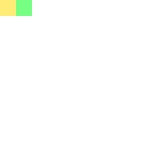
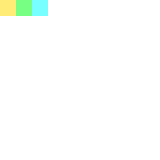
Two versions of the same layered image (160×160). Layer-by-layer changes:
added layer "Calque 3" over (32, 0, 48, 16)
